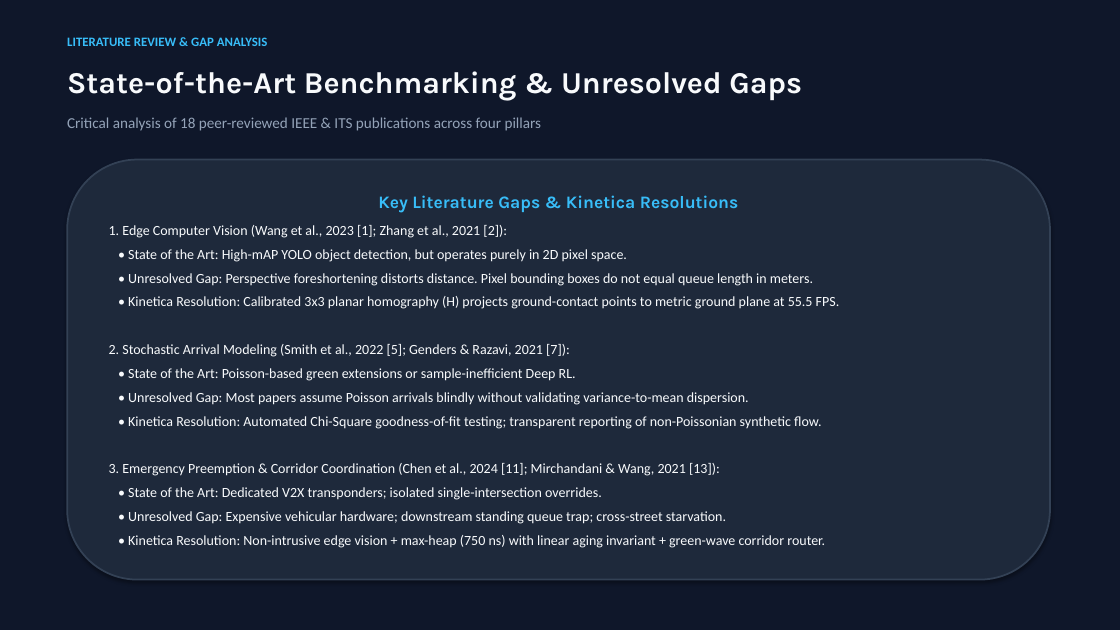
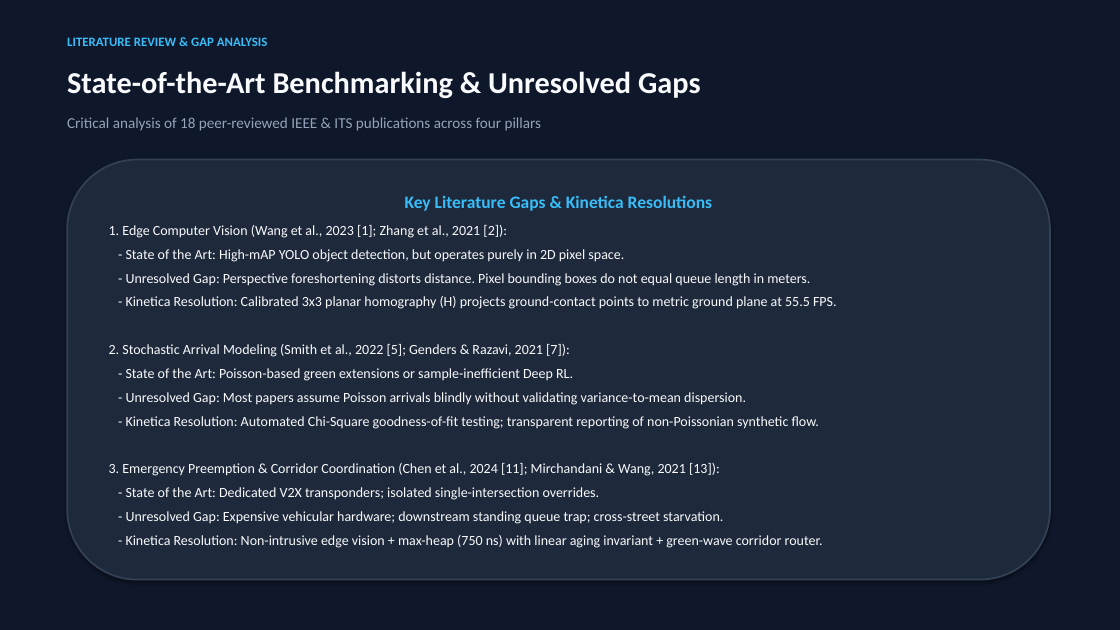
Before and after one commit to Devvaibhavpk/Kinetica, a slide deck: slide 4 of report/Kinetica_Project_Review_Presentation.pptx. Drawn at 1120x630 pixels with LibreOffice and Linux fonts; fonts in the diff are those of the drawing. Boxes give left, top, right and bottom in pixels: in the first picture for what was removed or moved away, otherwise in the second. Text is boxed around its words. In the diff, an @@ line names an element or a change of style, - is before the commit and + after.

Commit message:
docs(report): finalize publication figure suite with zero overlap and generate 84-page academic thesis and presentation

```diff
--- a/report/Kinetica_Project_Review_Presentation.pptx
+++ b/report/Kinetica_Project_Review_Presentation.pptx
@@ text "State-of-the-Art Benchmarking & Unresolved Gaps" at [67, 71, 701, 98]: font Karla to Calibri @@
@@ text in rounded rectangle at [405, 195, 712, 211]: font Karla to Calibri in "Key Literature Gaps & Kinetica Resolutions" @@
@@ text in rounded rectangle at [126, 249, 837, 309]: text changed @@
-• State of the Art: High-mAP YOLO object detection, but operates purely in 2D pixel space.
-• Unresolved Gap: Perspective foreshortening distorts distance. Pixel bounding boxes do not equal queue length in meters.
-• Kinetica Resolution: Calibrated 3x3 planar homography (H) projects ground-contact points to metric ground plane at 55.5 FPS.
+- State of the Art: High-mAP YOLO object detection, but operates purely in 2D pixel space.
+- Unresolved Gap: Perspective foreshortening distorts distance. Pixel bounding boxes do not equal queue length in meters.
+- Kinetica Resolution: Calibrated 3x3 planar homography (H) projects ground-contact points to metric ground plane at 55.5 FPS.
@@ text in rounded rectangle at [126, 368, 819, 429]: text changed @@
-• State of the Art: Poisson-based green extensions or sample-inefficient Deep RL.
-• Unresolved Gap: Most papers assume Poisson arrivals blindly without validating variance-to-mean dispersion.
-• Kinetica Resolution: Automated Chi-Square goodness-of-fit testing; transparent reporting of non-Poissonian synthetic flow.
+- State of the Art: Poisson-based green extensions or sample-inefficient Deep RL.
+- Unresolved Gap: Most papers assume Poisson arrivals blindly without validating variance-to-mean dispersion.
+- Kinetica Resolution: Automated Chi-Square goodness-of-fit testing; transparent reporting of non-Poissonian synthetic flow.
@@ text in rounded rectangle at [126, 487, 823, 548]: text changed @@
-• State of the Art: Dedicated V2X transponders; isolated single-intersection overrides.
-• Unresolved Gap: Expensive vehicular hardware; downstream standing queue trap; cross-street starvation.
-• Kinetica Resolution: Non-intrusive edge vision + max-heap (750 ns) with linear aging invariant + green-wave corridor router.
+- State of the Art: Dedicated V2X transponders; isolated single-intersection overrides.
+- Unresolved Gap: Expensive vehicular hardware; downstream standing queue trap; cross-street starvation.
+- Kinetica Resolution: Non-intrusive edge vision + max-heap (750 ns) with linear aging invariant + green-wave corridor router.
```
Also in this commit, not shown: 14 other slides changed, 42 other files.
